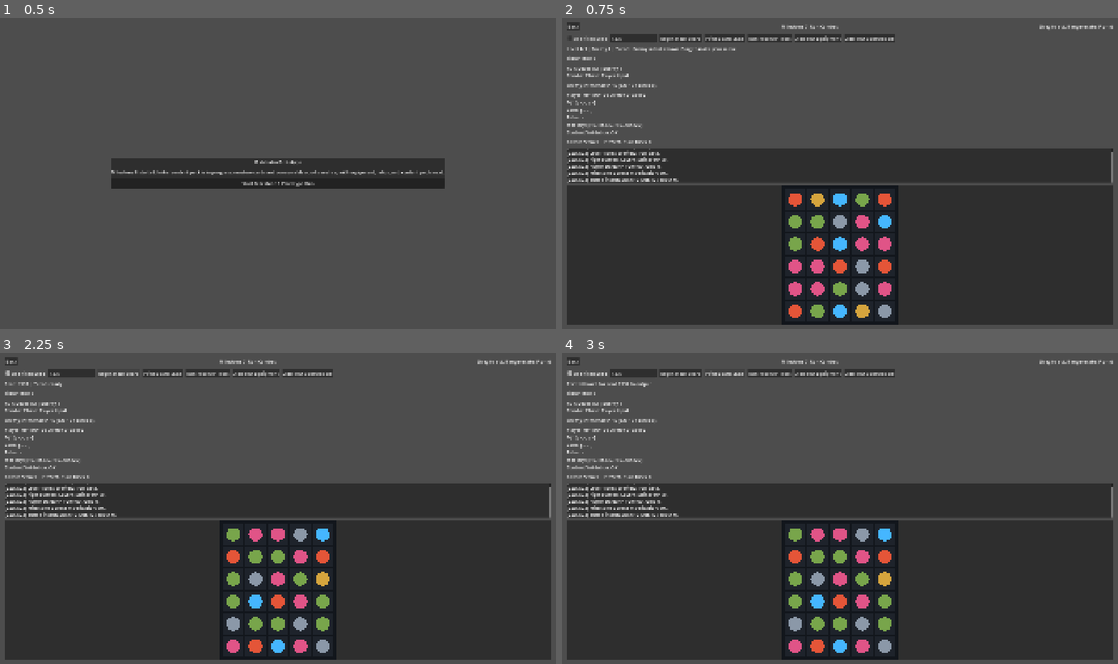
Above: before the commit, frames 1-4 (two rows, left to right).
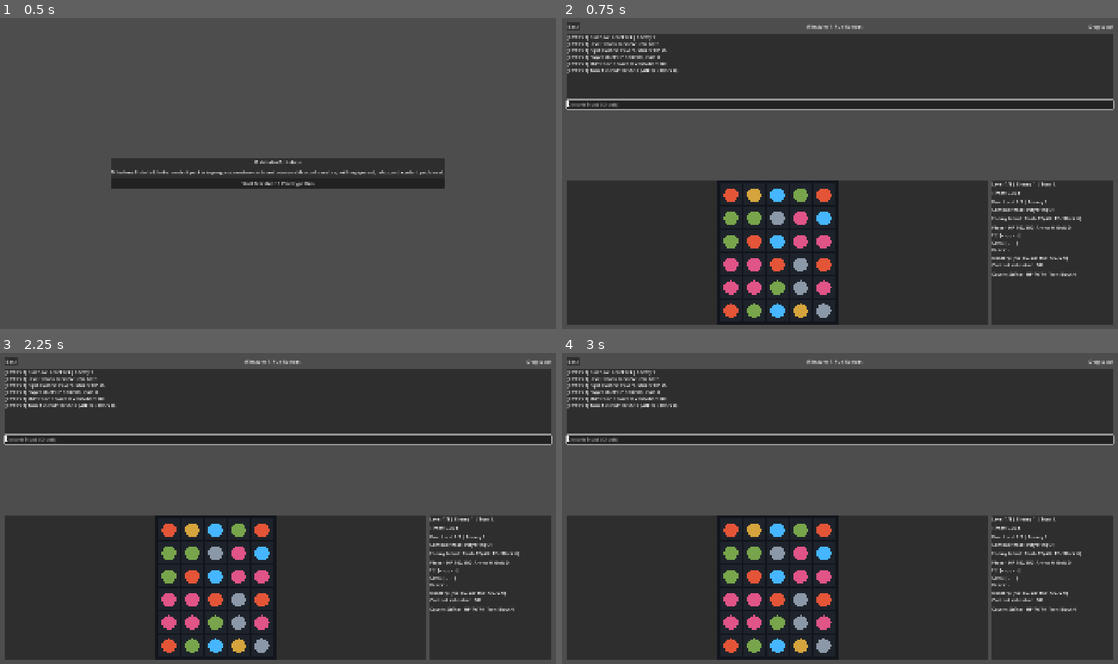
Above: after the commit, the same moments.

Repository: rajahafify/orbwalker
Game: Godot game, scene res://scenes/main.tscn
Two runs of this game, one before a commit and one after it. Both use one fixed random seed, a clock stepped at 60 frames per second and the inputs below.
Inputs (mouse positions are in pixels of both pictures, inside the frame that each line leads up to):
- Up to frame 1 (0.5 s): no input
- Up to frame 2 (0.75 s): click "Start Milestone 8 Prototype R…" at 0.5 s
- Up to frame 3 (2.25 s): click (27, 374) at 1.25 s, where only the run before the commit has a clickable "Use Fixed Seed"; click (116, 374) at 2 s, where only the run before the commit has a clickable "Regenerate Board"
- Up to frame 4 (3 s): click (723, 374) at 2.75 s, where only the run before the commit has a clickable "Print Board State"

Frame 1 is identical in both runs. In frame 2, 42% of the frame differs, in the area x 0-100%, y 2-99%; in frame 3, 42%; in frame 4, 42%.

Commit message:
Refine combat debug layout and console input

Diff:
--- a/scenes/combat/board_debug.tscn
+++ b/scenes/combat/board_debug.tscn
@@ -45,85 +45,18 @@
 
 [node name="HintLabel" type="Label" parent="MarginContainer/VBoxContainer/HeaderRow" unique_id=1470047042]
 layout_mode = 2
-text = "Drag to act, R regenerate, P print"
-
-[node name="ControlsRow" type="HBoxContainer" parent="MarginContainer/VBoxContainer" unique_id=392818275]
-layout_mode = 2
-theme_override_constants/separation = 8
-
-[node name="UseSeedCheckBox" type="CheckBox" parent="MarginContainer/VBoxContainer/ControlsRow" unique_id=1035302641]
-unique_name_in_owner = true
-layout_mode = 2
-text = "Use Fixed Seed"
-
-[node name="SeedInput" type="LineEdit" parent="MarginContainer/VBoxContainer/ControlsRow" unique_id=1075268451]
-unique_name_in_owner = true
-custom_minimum_size = Vector2(160, 0)
-layout_mode = 2
-placeholder_text = "Seed"
-
-[node name="RegenerateButton" type="Button" parent="MarginContainer/VBoxContainer/ControlsRow" unique_id=930323805]
-layout_mode = 2
-text = "Regenerate Board"
-
-[node name="PrintBoardButton" type="Button" parent="MarginContainer/VBoxContainer/ControlsRow" unique_id=53325371]
-layout_mode = 2
-text = "Print Board State"
-
-[node name="RunResolverTestsButton" type="Button" parent="MarginContainer/VBoxContainer/ControlsRow" unique_id=978625324]
-unique_name_in_owner = true
-layout_mode = 2
-text = "Run Resolver Tests"
-
-[node name="AddTestEquipmentButton" type="Button" parent="MarginContainer/VBoxContainer/ControlsRow"]
-layout_mode = 2
-text = "Add Test Equipment"
-
-[node name="AddTestConsumableButton" type="Button" parent="MarginContainer/VBoxContainer/ControlsRow"]
-layout_mode = 2
-text = "Add Test Consumable"
-
-[node name="StatusLabel" type="Label" parent="MarginContainer/VBoxContainer" unique_id=211771417]
-unique_name_in_owner = true
-layout_mode = 2
-text = "Seed: -"
-
-[node name="TimerLabel" type="Label" parent="MarginContainer/VBoxContainer" unique_id=2043010952]
-unique_name_in_owner = true
-layout_mode = 2
-text = "Timer: 0.00 s"
-
-[node name="CombatPhaseLabel" type="Label" parent="MarginContainer/VBoxContainer"]
-unique_name_in_owner = true
-layout_mode = 2
-text = "Combat Phase: -"
-
-[node name="EnemyIntentLabel" type="Label" parent="MarginContainer/VBoxContainer"]
-unique_name_in_owner = true
-layout_mode = 2
-text = "Enemy Intent: -"
-
-[node name="PlayerStateLabel" type="Label" parent="MarginContainer/VBoxContainer"]
-unique_name_in_owner = true
-layout_mode = 2
-text = "Player  HP -/-  Armor -  Gold -"
-
-[node name="EnemyStateLabel" type="Label" parent="MarginContainer/VBoxContainer"]
-unique_name_in_owner = true
-layout_mode = 2
-text = "Enemy  HP -/-  Turn Block -"
-
-[node name="NextButton" type="Button" parent="MarginContainer/VBoxContainer"]
-unique_name_in_owner = true
-visible = false
-layout_mode = 2
-text = "Next"
+text = "Drag to act"
 
 [node name="CombatLogFrame" type="PanelContainer" parent="MarginContainer/VBoxContainer"]
 layout_mode = 2
-custom_minimum_size = Vector2(0, 120)
+size_flags_vertical = 2
+custom_minimum_size = Vector2(0, 260)
 
-[node name="CombatLogText" type="RichTextLabel" parent="MarginContainer/VBoxContainer/CombatLogFrame"]
+[node name="CombatLogVBox" type="VBoxContainer" parent="MarginContainer/VBoxContainer/CombatLogFrame"]
+layout_mode = 2
+theme_override_constants/separation = 6
+
+[node name="CombatLogText" type="RichTextLabel" parent="MarginContainer/VBoxContainer/CombatLogFrame/CombatLogVBox"]
 unique_name_in_owner = true
 layout_mode = 2
 size_flags_horizontal = 3
@@ -131,11 +64,22 @@
 scroll_following = true
 text = "Combat log will appear here."
 
-[node name="BoardFrame" type="PanelContainer" parent="MarginContainer/VBoxContainer" unique_id=868162295]
+[node name="ConsoleInput" type="LineEdit" parent="MarginContainer/VBoxContainer/CombatLogFrame/CombatLogVBox"]
+unique_name_in_owner = true
+layout_mode = 2
+placeholder_text = "Console input (IO only)"
+
+[node name="BoardAndStateRow" type="HBoxContainer" parent="MarginContainer/VBoxContainer"]
 layout_mode = 2
 size_flags_vertical = 3
+theme_override_constants/separation = 12
 
-[node name="BoardView" type="Control" parent="MarginContainer/VBoxContainer/BoardFrame" unique_id=912909472]
+[node name="BoardFrame" type="PanelContainer" parent="MarginContainer/VBoxContainer/BoardAndStateRow" unique_id=868162295]
+layout_mode = 2
+size_flags_horizontal = 3
+size_flags_vertical = 3
+
+[node name="BoardView" type="Control" parent="MarginContainer/VBoxContainer/BoardAndStateRow/BoardFrame" unique_id=912909472]
 unique_name_in_owner = true
 custom_minimum_size = Vector2(280, 300)
 layout_mode = 2
@@ -143,10 +87,50 @@
 size_flags_vertical = 3
 script = ExtResource("2_jk72d")
 
+[node name="StateFrame" type="PanelContainer" parent="MarginContainer/VBoxContainer/BoardAndStateRow"]
+layout_mode = 2
+custom_minimum_size = Vector2(420, 0)
+size_flags_vertical = 3
+
+[node name="StateVBox" type="VBoxContainer" parent="MarginContainer/VBoxContainer/BoardAndStateRow/StateFrame"]
+layout_mode = 2
+theme_override_constants/separation = 8
+
+[node name="StatusLabel" type="Label" parent="MarginContainer/VBoxContainer/BoardAndStateRow/StateFrame/StateVBox" unique_id=211771417]
+unique_name_in_owner = true
+layout_mode = 2
+text = "Seed: -"
+
+[node name="TimerLabel" type="Label" parent="MarginContainer/VBoxContainer/BoardAndStateRow/StateFrame/StateVBox" unique_id=2043010952]
+unique_name_in_owner = true
+layout_mode = 2
+text = "Timer: 0.00 s"
+
+[node name="CombatPhaseLabel" type="Label" parent="MarginContainer/VBoxContainer/BoardAndStateRow/StateFrame/StateVBox"]
+unique_name_in_owner = true
+layout_mode = 2
+text = "Combat Phase: -"
+
+[node name="EnemyIntentLabel" type="Label" parent="MarginContainer/VBoxContainer/BoardAndStateRow/StateFrame/StateVBox"]
+unique_name_in_owner = true
+layout_mode = 2
+text = "Enemy Intent: -"
+
+[node name="PlayerStateLabel" type="Label" parent="MarginContainer/VBoxContainer/BoardAndStateRow/StateFrame/StateVBox"]
+unique_name_in_owner = true
+layout_mode = 2
+text = "Player  HP -/-  Armor -  Gold -"
+
+[node name="EnemyStateLabel" type="Label" parent="MarginContainer/VBoxContainer/BoardAndStateRow/StateFrame/StateVBox"]
+unique_name_in_owner = true
+layout_mode = 2
+text = "Enemy  HP -/-  Turn Block -"
+
+[node name="NextButton" type="Button" parent="MarginContainer/VBoxContainer/BoardAndStateRow/StateFrame/StateVBox"]
+unique_name_in_owner = true
+visible = false
+layout_mode = 2
+text = "Next"
+
 [connection signal="pressed" from="MarginContainer/VBoxContainer/HeaderRow/BackButton" to="." method="_on_back_button_pressed"]
-[connection signal="pressed" from="MarginContainer/VBoxContainer/ControlsRow/RegenerateButton" to="." method="_on_regenerate_button_pressed"]
-[connection signal="pressed" from="MarginContainer/VBoxContainer/ControlsRow/PrintBoardButton" to="." method="_on_print_board_button_pressed"]
-[connection signal="pressed" from="MarginContainer/VBoxContainer/ControlsRow/RunResolverTestsButton" to="." method="_on_run_tests_button_pressed"]
-[connection signal="pressed" from="MarginContainer/VBoxContainer/ControlsRow/AddTestEquipmentButton" to="." method="_on_add_test_equipment_button_pressed"]
-[connection signal="pressed" from="MarginContainer/VBoxContainer/ControlsRow/AddTestConsumableButton" to="." method="_on_add_test_consumable_button_pressed"]
-[connection signal="pressed" from="MarginContainer/VBoxContainer/NextButton" to="." method="_on_next_button_pressed"]
+[connection signal="pressed" from="MarginContainer/VBoxContainer/BoardAndStateRow/StateFrame/StateVBox/NextButton" to="." method="_on_next_button_pressed"]
--- a/scripts/debug/board_debug_controller.gd
+++ b/scripts/debug/board_debug_controller.gd
@@ -2,15 +2,13 @@
 
 @onready var _board_view: BoardView = %BoardView
 @onready var _status_label: Label = %StatusLabel
-@onready var _seed_input: LineEdit = %SeedInput
-@onready var _use_seed_check: CheckBox = %UseSeedCheckBox
 @onready var _timer_label: Label = %TimerLabel
-@onready var _run_tests_button: Button = %RunResolverTestsButton
 @onready var _player_label: Label = %PlayerStateLabel
 @onready var _enemy_label: Label = %EnemyStateLabel
 @onready var _intent_label: Label = %EnemyIntentLabel
 @onready var _phase_label: Label = %CombatPhaseLabel
 @onready var _combat_log_text: RichTextLabel = %CombatLogText
+@onready var _console_input: LineEdit = %ConsoleInput
 @onready var _next_button: Button = %NextButton
 
 const SWAP_ANIMATION_SECONDS := 0.08
@@ -64,7 +62,6 @@
 
 func _ready() -> void:
 	_consumable_rng.randomize()
-	_seed_input.text = str(1337)
 	_resolver.match_found.connect(_on_resolver_match_found)
 	_resolver.cells_cleared.connect(_on_resolver_cells_cleared)
 	_resolver.gravity_applied.connect(_on_resolver_gravity_applied)
@@ -74,8 +71,10 @@
 	_initialize_combat_state()
 	_create_new_board()
 	_board_view.gui_input.connect(_on_board_view_gui_input)
+	_console_input.text_submitted.connect(_on_console_input_text_submitted)
 	set_process(true)
 	_begin_turn_preview()
+	_console_input.grab_focus()
 
 
 func _initialize_combat_state() -> void:
@@ -125,7 +124,7 @@
 	_pending_next_scene_path = ""
 	_next_button.visible = false
 	_next_button.disabled = true
-	_status_label.text = "%s | Turn %d. Enemy intent shown. Drag to make your move." % [
+	_status_label.text = "%s | Turn %d." % [
 		RunState.level_sequence_label(),
 		_combat.turn_index,
 	]
@@ -349,9 +348,6 @@
 
 
 func _resolve_seed() -> int:
-	if _use_seed_check.button_pressed:
-		var parsed := _seed_input.text.to_int()
-		return parsed
 	return int(Time.get_ticks_usec())
 
 
@@ -360,6 +356,15 @@
 	print("\n[Board Debug] Seed=", _board_state.rng_seed)
 	print(debug_text)
 	_status_label.text = "Printed board for seed %d to output." % _board_state.rng_seed
+
+
+func _on_console_input_text_submitted(text: String) -> void:
+	var trimmed := text.strip_edges()
+	if trimmed == "":
+		_console_input.clear()
+		return
+	_append_combat_log("> " + trimmed)
+	_console_input.clear()
 
 
 func _start_drag(board_local_position: Vector2) -> bool:
@@ -501,13 +506,10 @@
 	match _input_phase:
 		InputPhase.PLAYER_INPUT:
 			_board_view.mouse_filter = Control.MOUSE_FILTER_STOP
-			_run_tests_button.disabled = false
 		InputPhase.RESOLVING:
 			_board_view.mouse_filter = Control.MOUSE_FILTER_IGNORE
-			_run_tests_button.disabled = true
 		InputPhase.LOCKED_EXTERNAL:
 			_board_view.mouse_filter = Control.MOUSE_FILTER_IGNORE
-			_run_tests_button.disabled = true
 			if _external_lock_reason != "":
 				_status_label.text = "Input locked: %s" % _external_lock_reason
 
@@ -762,6 +764,10 @@
 		_combat_log_text.scroll_to_line(maxi(0, _combat_log_lines.size() - 1))
 
 
+func debug_console_log(message: String) -> void:
+	_append_combat_log(message)
+
+
 func _format_slot_line(slot_values: Array) -> String:
 	var parts: Array[String] = []
 	for value in slot_values:
